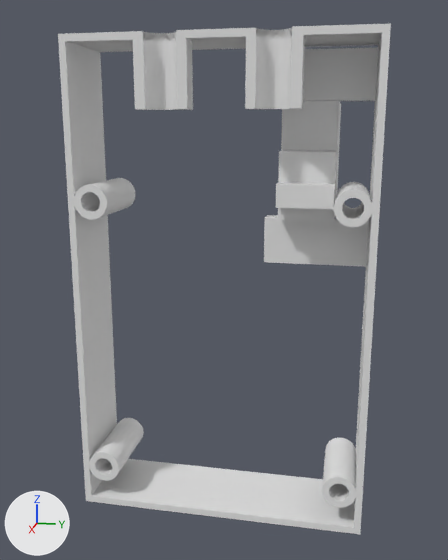
What one commit did to the Blender file chato.blend.
The view is the same before and after, from a 50 mm lens placed at (14.02, 2.43, 3.19), pointed at (0.82, -0.21, -0.11). The axes (+X, +Y, +Z) are drawn at lower left. The lights are the same throughout.

The older version as bpy lines, for what is in view:
```python
ob_layer_4_ear_box = bpy.data.objects.new('Layer 4 ear box', me_cube_016)
ob_layer_4_ear_box.location = (0.0, 0.0, 0.0)
ob_layer_4_frame = bpy.data.objects.new('Layer 4 frame', me_cube_015)
ob_layer_4_frame.location = (0.0, -0.07, 0.0)
ob_layer_4_frame.scale = (0.0201, 1.0, 1.66)
ob_layer_4_screw_holder_down = bpy.data.objects.new('Layer 4 Screw holder down', me_cylinder_015)
ob_layer_4_screw_holder_down.location = (2.0, 0.0, -4.38)
ob_layer_4_screw_holder_up = bpy.data.objects.new('Layer 4 Screw holder up', me_cylinder_022)
ob_layer_4_screw_holder_up.location = (2.01, 0.0, 1.37)
ob_layer_4_servo = bpy.data.objects.new('Layer 4 servo', me_cube_019)
ob_layer_4_servo.location = (0.09, 1.61, 2.6)
ob_layer_4_servo.rotation_euler = (0.0, 0.0, 3.142)  # degrees (0, 0, 180)
ob_layer_4_servo.scale = (1.04, 0.478, 1.0)
ob_layer_4_servo_support_up = bpy.data.objects.new('Layer 4 servo support up', me_cube_020)
ob_layer_4_servo_support_up.location = (1.4, 2.44, 4.18)
ob_layer_4_servo_support_up.scale = (0.413, 0.413, 0.413)
# also in view: 'Layer 4 frame.001' at (1.53, 0.0, 0.0); 'Layer 4 Screw holder down.001' at (1.54, 0.0, -3.97); 'Layer 4 Screw holder up.001' at (1.53, 0.0, 1.77); 'Layer 4 servo support down' at (1.1, 1.82, 0.91)
```
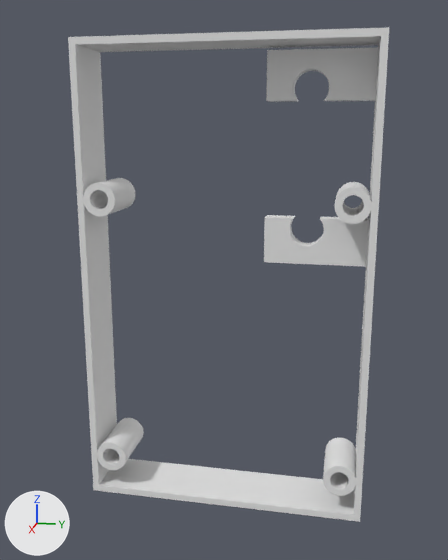
The change, as a diff of the scene's bpy script:
```diff
--- a/chato.blend.py
+++ b/chato.blend.py
@@ ob_layer_4_frame @@
 _m = ob_layer_4_frame.modifiers.new('Boolean.004', 'BOOLEAN')
 _m.object = ob_layer_4_ear_opening
+ob_layer_4_frame.hide_set(True)  # its collection is switched off
@@ ob_layer_4_screw_holder_down @@
 _m = ob_layer_4_screw_holder_down.modifiers.new('Mirror', 'MIRROR')
 _m.use_axis = (False, True, False)
+ob_layer_4_screw_holder_down.hide_set(True)  # its collection is switched off
@@ ob_layer_4_screw_holder_up @@
 _m = ob_layer_4_screw_holder_up.modifiers.new('Mirror', 'MIRROR')
 _m.use_axis = (False, True, False)
+ob_layer_4_screw_holder_up.hide_set(True)  # its collection is switched off
@@ ob_layer_4_ear_box @@
 _m = ob_layer_4_ear_box.modifiers.new('Mirror', 'MIRROR')
 _m.use_axis = (False, True, False)
+ob_layer_4_ear_box.hide_set(True)  # its collection is switched off
@@ ob_layer_4_servo @@
 ob_layer_4_servo.scale = (1.04, 0.478, 1.0)
+ob_layer_4_servo.hide_set(True)
```

Boxes (x1, y1, x2, y2) around the edits, measured in the pictures (448 x 560 px):
'Layer 4 frame', hidden: before (58, 23, 391, 534)
'Layer 4 ear box', hidden: before (133, 28, 305, 110)
'Layer 4 servo', hidden: before (276, 101, 341, 222)
'Layer 4 Screw holder down', hidden: before (89, 443, 356, 508)
'Layer 4 Screw holder up', hidden: before (74, 183, 372, 227)
